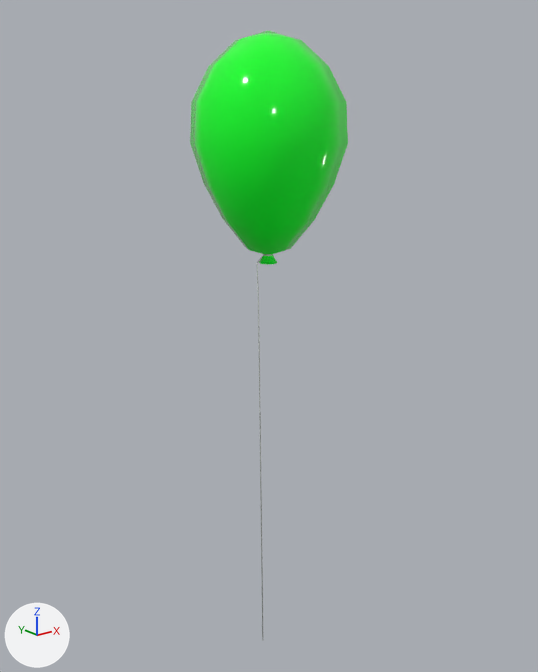
The glTF model DOCTORdripp/BalloonGreen.glb as it was, and as the next commit left it.
Camera for both pictures: a 50 mm camera at (-1.52, -1.9, 2.04) aimed at (0.03, 0.03, 1.26). The lights are fixed; the arrows at lower left show +X, +Y and +Z. Objects named as collision shapes, trigger or cutter boxes, shadow casters or lower levels of detail are left out. Vertices at the same position are counted once.

The first picture shows 'BalloonGreen'.
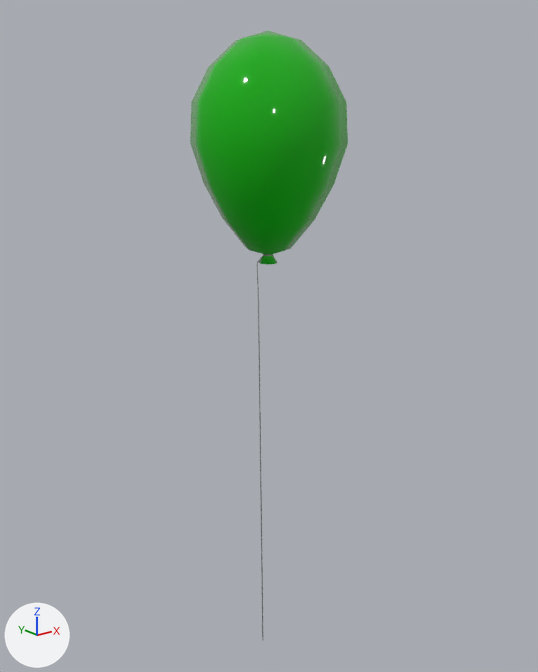
Location of each change, (x1, y1, x2, y2) in pixels of the pictures (538 x 672 px):
'BalloonGreen', surface changed: (190, 31, 348, 571) in both
part 1 of me_sphere_010, surface changed: (190, 31, 348, 641) in both

The change, as a list of edits to the scene's bpy script:
```text
Add img_colorwheel512:
    img_colorwheel512 = load_image('ColorWheel512', '_unpacked/ColorWheel512', 512, 512, 'sRGB')
Change mat_baseshiny:
    where n0 = _N.new('ShaderNodeBsdfPrincipled'); n0.name = 'Principled BSDF'
    n0.inputs[2].default_value: 0.0873 -> 0.064  # 'Roughness'
    where n2 = _N.new('ShaderNodeTexImage'); n2.name = 'Image Texture'
    n2.image: img_swatch1 -> img_colorwheel512
    where n3 = _N.new('ShaderNodeTexImage'); n3.name = 'Image Texture.001'
    n3.image: img_swatch1 -> img_colorwheel512
Change me_sphere_010:
    where me_sphere_010.from_pydata(...)  # 97 vertices, 190 faces; spans x -0.25..0.25, y -0.25..0.25, z 0.01..2.24
    used by ob_balloongreen; location = (0.0, 0.0, 0.0)
    me_sphere_010 part 1: texture (UV) coordinates of 190 of 190 faces, centred in x -0.22..0.22, y -0.22..0.22, z 0.01..2.23, changed; they spanned u 0.11..0.23, v 0.25..0.56 and now span u 0.71..0.73, v 0.63..0.98
```
